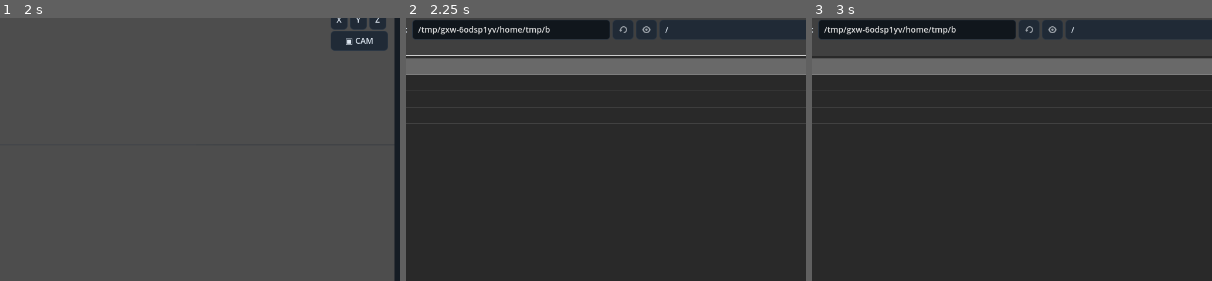
Above: before the commit, frames 1-3 (left to right).
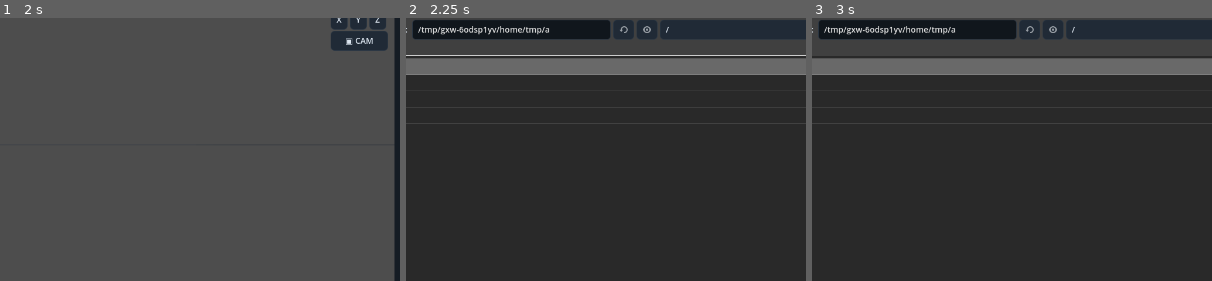
Above: after the commit, the same moments.

Repository: Onnevan/Kabuki
Game: Godot game, scene res://editor/main.tscn
Same seed, same stepped clock (60 frames per second), same inputs: the game is played once before the commit and once after it.
Inputs (mouse positions are % of the whole screen's width and height, from its top left):
- Up to frame 1 (2 s): click "↶" at 0.5 s; click "↷" at 1.25 s
- Up to frame 2 (2.25 s): click "＋ IMPORT" at 2 s
- Up to frame 3 (3 s): click (37, 77) at 2.77 s; type "12" at 2.85 s
The pictures show only the part of the screen within x 27-77%, y 16-65%; the shares and areas given below are measured in that part.

Frame 1 is identical in both runs. In frame 2, less than 0.1% of the frame differs, in the area x 34-66%, y 3-6%; in frame 3, less than 0.1%.

Commit message:
Finish and tessellate all painted canvases together

Diff:
--- a/editor/main.gd
+++ b/editor/main.gd
@@ -54,6 +54,7 @@
 var projection_view_transform := Transform3D.IDENTITY
 var projection_view_valid := false
 var _pending_bitmap_image: Image
+var _pending_bitmap_batch: Dictionary = {}
 
 func _ready() -> void:
 	theme = KabukiThemeBuilder.build()
@@ -949,25 +950,36 @@
 func _apply_active_drawing_style() -> void:
 	_apply_selected_stroke_style()
 
-func _on_bitmap_finished(image: Image) -> void:
+func _on_bitmap_finished(_image: Image) -> void:
 	_ensure_drawing_group()
-	_pending_bitmap_image = image.duplicate()
+	_pending_bitmap_batch = %DrawingCanvas.committed_canvas_images()
+	if _pending_bitmap_batch.is_empty(): return
+	%TessellationDialog.dialog_text = "Choose tessellation density for all painted canvases."
 	%TessellationDialog.popup_centered()
 	return
 
 func _commit_pending_bitmap() -> void:
-	if _pending_bitmap_image == null: return
-	var image: Image = _pending_bitmap_image
-	_pending_bitmap_image = null
+	if _pending_bitmap_batch.is_empty(): return
+	var batch: Dictionary = _pending_bitmap_batch.duplicate()
+	_pending_bitmap_batch.clear()
+	for canvas_id in batch:
+		if not scene_nodes.has(canvas_id): continue
+		var target_canvas := scene_nodes[canvas_id] as ReferenceCanvas
+		if target_canvas == null or not is_instance_valid(target_canvas): continue
+		var image: Image = batch[canvas_id]
+		_commit_bitmap_to_canvas(target_canvas, String(canvas_id), image)
+		%DrawingCanvas.clear_canvas_session(String(canvas_id))
+	%DrawingCanvas.visible = false
+	%DrawingCanvas.bitmap_mode = false
+	status.text = "Bitmap meshes created for all painted canvases"
+
+func _commit_bitmap_to_canvas(target_canvas: ReferenceCanvas, canvas_id: String, image: Image) -> void:
 	var obj := MotionObject.new("Bitmap Layer", "bitmap_layer", "drawing")
-	obj.parent_id = active_drawing_id
+	obj.parent_id = canvas_id
 	ProjectStore.add_object(obj)
 	var runtime := RuntimeObject.new()
-	active_drawing_group.add_child(runtime)
+	target_canvas.add_child(runtime)
 	var local_corners := PackedVector3Array()
-	# DrawingCanvas uses editor-global coordinates, while Camera3D projection
-	# expects coordinates local to the SubViewport. Convert the four bitmap
-	# corners into viewport space before intersecting the reference canvas.
 	var viewport_rect: Rect2 = %ViewportContainer.get_global_rect()
 	var canvas_rect: Rect2 = %DrawingCanvas.get_global_rect()
 	var global_corners: Array[Vector2] = [
@@ -978,15 +990,10 @@
 	]
 	for global_corner in global_corners:
 		var viewport_corner: Vector2 = global_corner - viewport_rect.position
-		var world_corner: Vector3 = _ray_to_drawing_plane(viewport_corner, active_drawing_group)
-		local_corners.append(active_drawing_group.to_local(world_corner))
+		var world_corner: Vector3 = _ray_to_drawing_plane(viewport_corner, target_canvas)
+		local_corners.append(target_canvas.to_local(world_corner))
 	runtime.setup_bitmap(obj, image, local_corners, int(%TessellationSamples.value))
 	runtime_objects.append(runtime)
-	%DrawingCanvas.clear_canvas()
-	%DrawingCanvas.visible = false
-	%DrawingCanvas.bitmap_mode = false
-	_select_scene_node(active_drawing_id, active_drawing_group)
-	status.text = "Bitmap layer projected onto " + active_drawing_group.name
 
 func _ray_to_drawing_plane(screen_pos: Vector2, plane: Node3D) -> Vector3:
 	# Reference canvases are mathematical XY planes. They have no rendered
@@ -1034,6 +1041,7 @@
 	obj.components["paint"] = {"drawing_data_id": drawing_data_by_object[obj.id].id, "animation_mode": "exposure_and_morph", "reference_canvas": true, "supports_strokes": true, "supports_bitmap": true}
 	active_drawing_group = plane
 	active_drawing_id = obj.id
+	%DrawingCanvas.switch_canvas(active_drawing_id)
 	selected_stroke = null
 	_refresh_drawing_planes()
 	_refresh_scene_object_list()
@@ -1052,15 +1060,13 @@
 	var plane: ReferenceCanvas = %DrawingPlaneList.get_item_metadata(index)
 	if plane == null: return
 	active_drawing_group = plane
-	# Bitmap sessions are canvas-local. Never carry an unfinished raster to
-	# another reference canvas.
-	%DrawingCanvas.clear_canvas_without_history()
 	selected_stroke = null
 	for id in scene_nodes:
 		if scene_nodes[id] == plane:
 			active_drawing_id = id
 			break
 	_select_scene_node(active_drawing_id, plane)
+	%DrawingCanvas.switch_canvas(active_drawing_id)
 	%RightPanel.visible = true
 	_refresh_drawing_timeline()
 	status.text = "Active reference canvas · " + plane.name
@@ -1094,6 +1100,7 @@
 		ProjectStore.objects.erase(id)
 		scene_nodes.erase(id)
 		drawing_data_by_object.erase(id)
+		%DrawingCanvas.clear_canvas_session(id)
 	plane.queue_free()
 	active_drawing_group = drawing_planes[-1] if not drawing_planes.is_empty() else null
 	active_drawing_id = _reference_canvas_id(active_drawing_group) if active_drawing_group else ""
